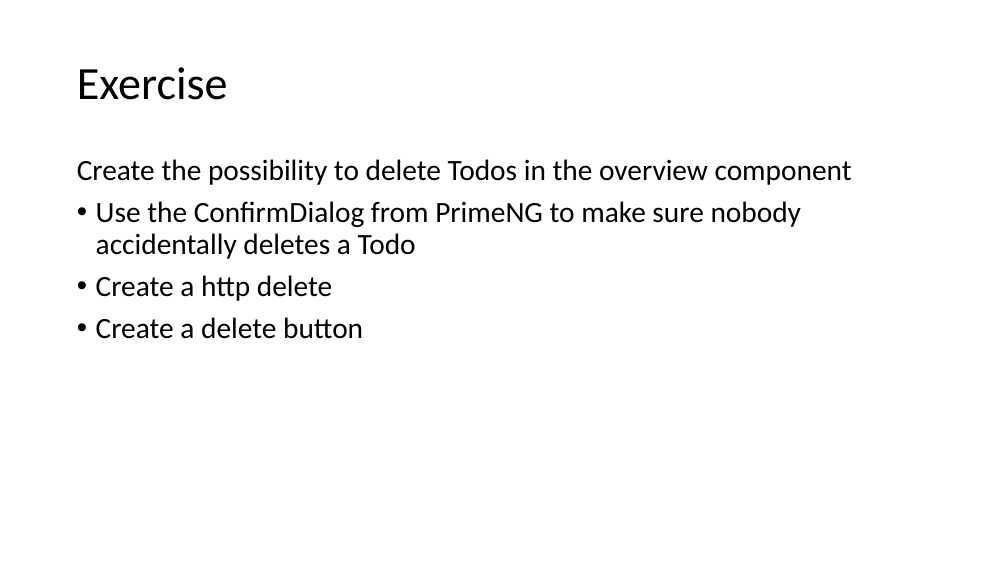
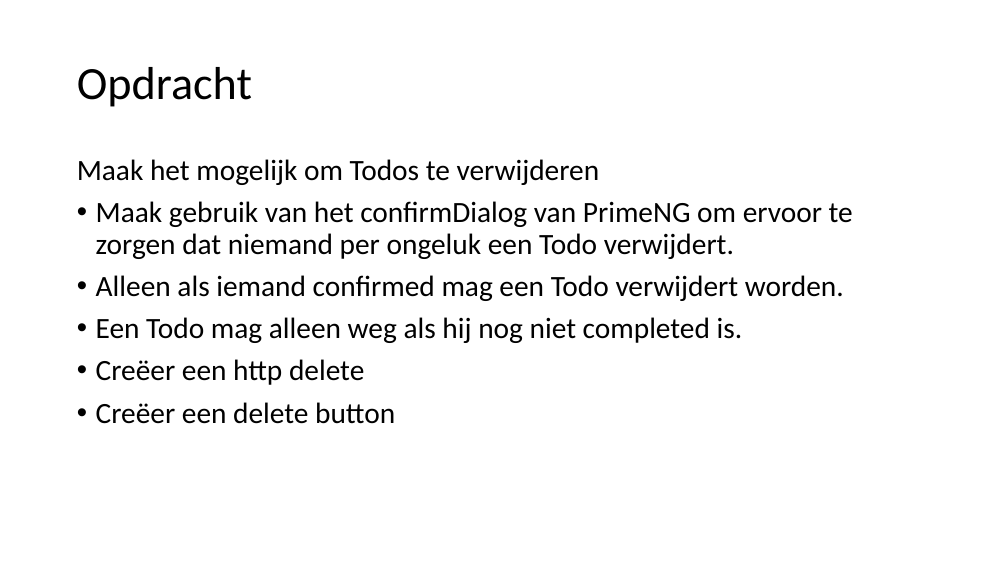
Before and after one commit to spirit-coding/todo-app-aj33349, a slide deck: slide 55 of Angular2.pptx. Drawn at 1008x567 pixels with LibreOffice and Linux fonts; fonts in the diff are those of the drawing. Boxes give left, top, right and bottom in pixels: in the first picture for what was removed or moved away, otherwise in the second. Text is boxed around its words. In the diff, an @@ line names an element or a change of style, - is before the commit and + after.

```diff
--- a/Angular2.pptx
+++ b/Angular2.pptx
@@ title at [77,67,252,107]: text changed @@
-Exercise
+Opdracht
@@ text at [77,159,853,424]: text changed @@
-Create the possibility to delete Todos in the overview component
-• Use the ConfirmDialog from PrimeNG to make sure nobody accidentally deletes a Todo
-• Create a http delete
-• Create a delete button
+Maak het mogelijk om Todos te verwijderen
+• Maak gebruik van het confirmDialog van PrimeNG om ervoor te zorgen dat niemand per ongeluk een Todo verwijdert.
+• Alleen als iemand confirmed mag een Todo verwijdert worden.
+• Een Todo mag alleen weg als hij nog niet completed is.
+• Creëer een http delete
+• Creëer een delete button
```
Also in this commit, not shown: 5 other slides changed, 1 slide added, 2 slides removed.
